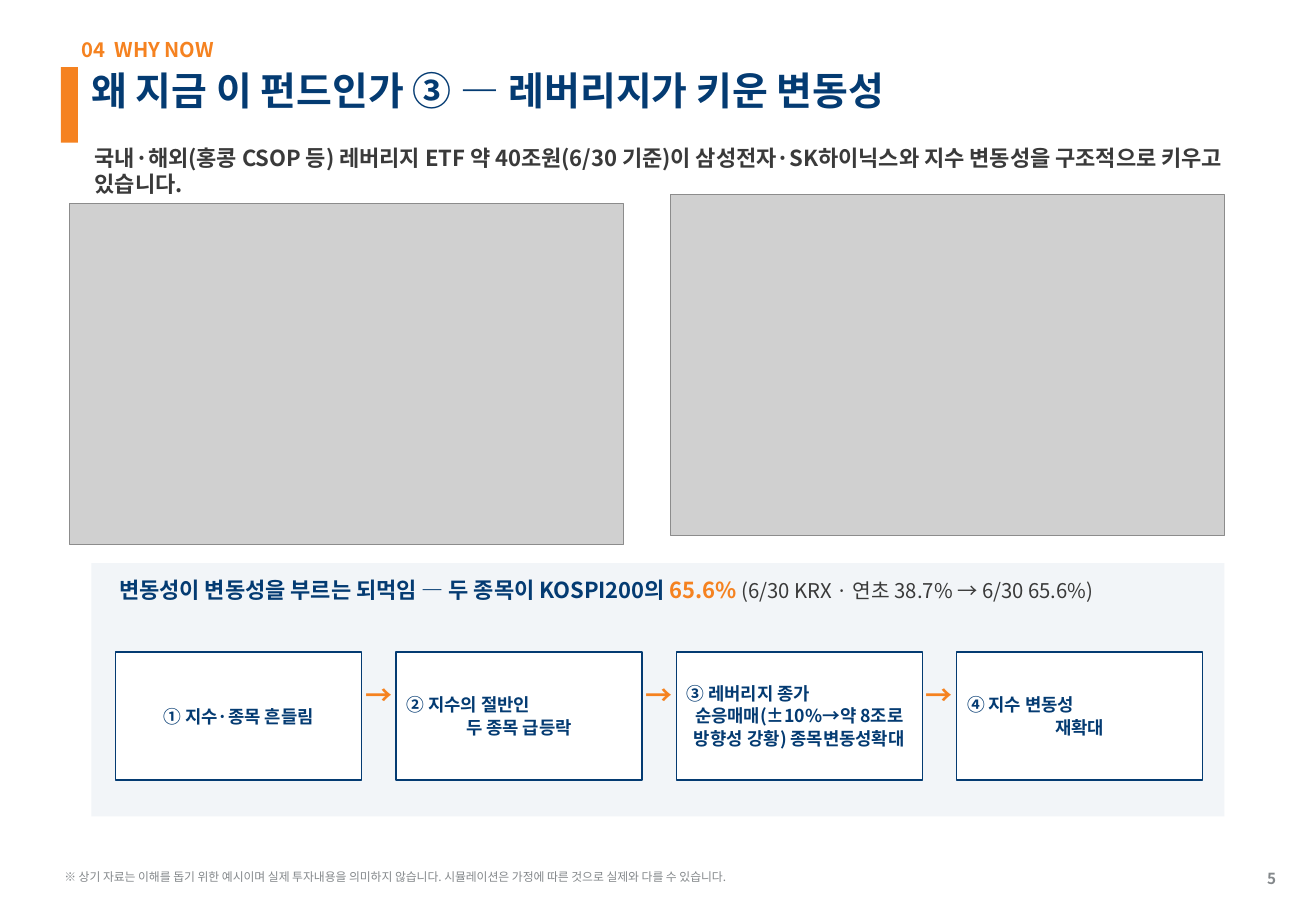
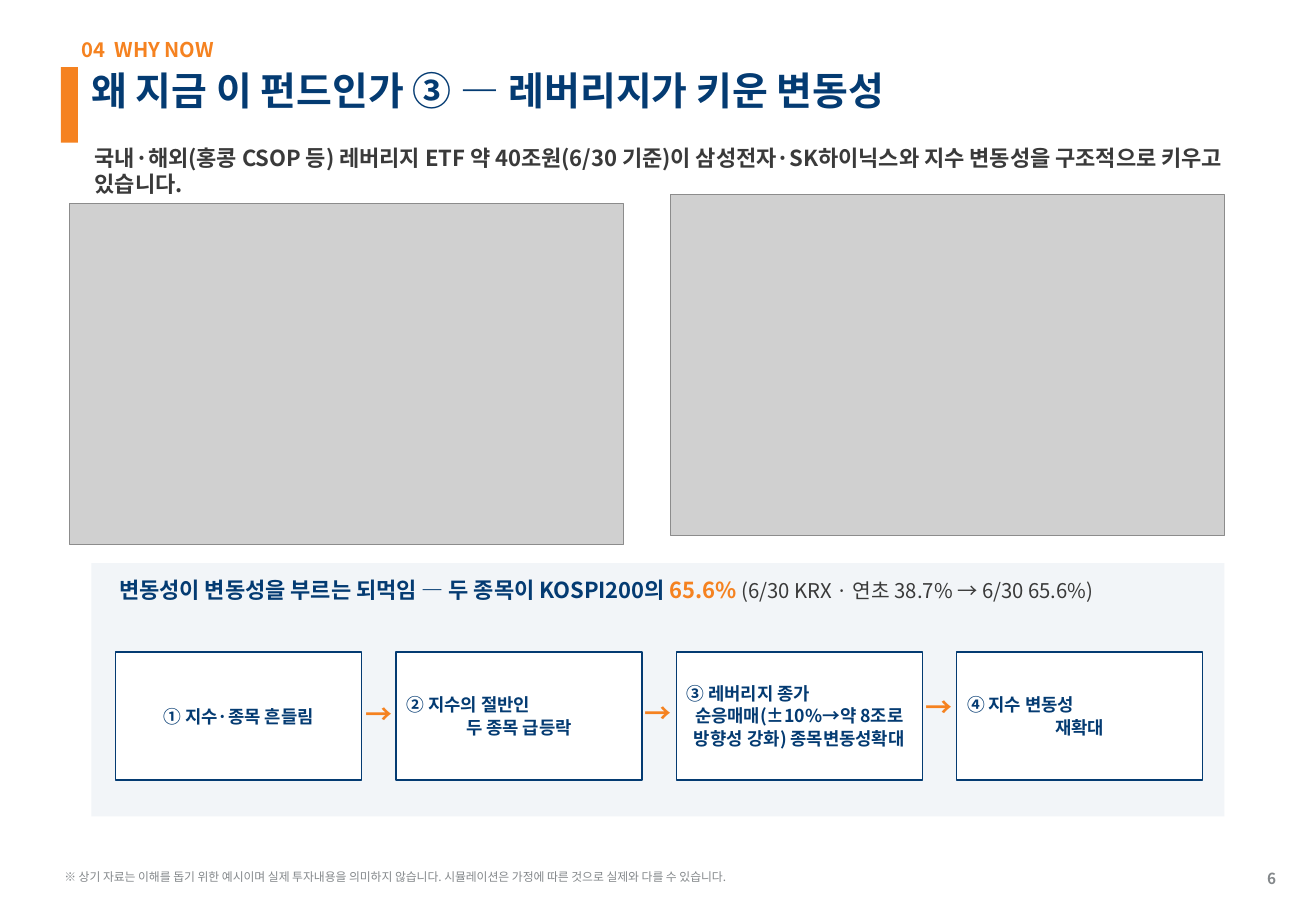
Before and after one commit to gamer383-bit/Volatility-Fund, a slide deck: slide 6 of 제안서/변동성하베스트펀드_AITop2_v1_20260715.pptx. Drawn at 1316x914 pixels with LibreOffice and Linux fonts; fonts in the diff are those of the drawing; grey boxes stand for pictures. Boxes give left, top, right and bottom in pixels: in the first picture for what was removed or moved away, otherwise in the second. Text is boxed around its words. In the diff, an @@ line names an element or a change of style, - is before the commit and + after.

```diff
--- a/제안서/변동성하베스트펀드_AITop2_v1_20260715.pptx
+++ b/제안서/변동성하베스트펀드_AITop2_v1_20260715.pptx
@@ text at bbox=[687, 685, 905, 749]: text changed @@
-③ 레버리지 종가
-순응매매(±10%→약 8조로 방향성 강황) 종목변동성확대
+③ 레버리지 종가
+순응매매(±10%→약 8조로 방향성 강화) 종목변동성확대
@@ text "→": place and size @@
-text "→" at bbox=[922, 676, 957, 749]
+text "→" at bbox=[922, 688, 957, 762]
@@ text "→": place and size @@
-text "→" at bbox=[362, 676, 396, 749]
+text "→" at bbox=[362, 696, 396, 769]
@@ text "→": place and size @@
-text "→" at bbox=[642, 676, 676, 749]
+text "→" at bbox=[641, 695, 675, 768]
@@ text at bbox=[1267, 872, 1276, 884]: text changed @@
-5
+6
```
Also in this commit, not shown: 7 other slides changed, 6 other files.
